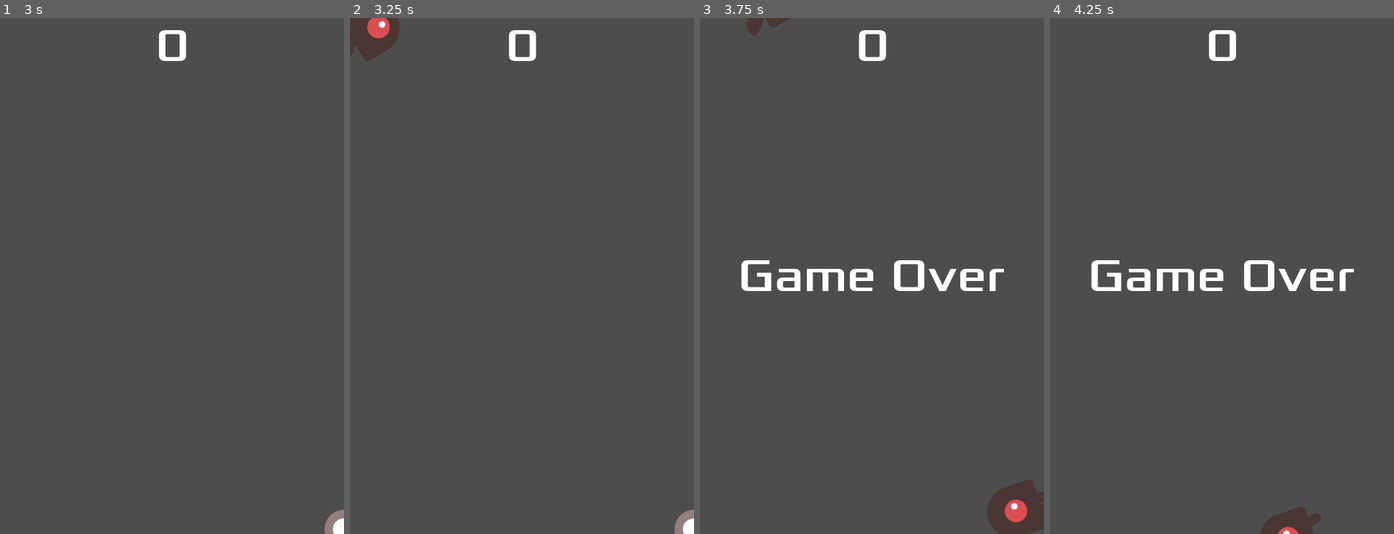
Above: before the commit, frames 1-4 (left to right).
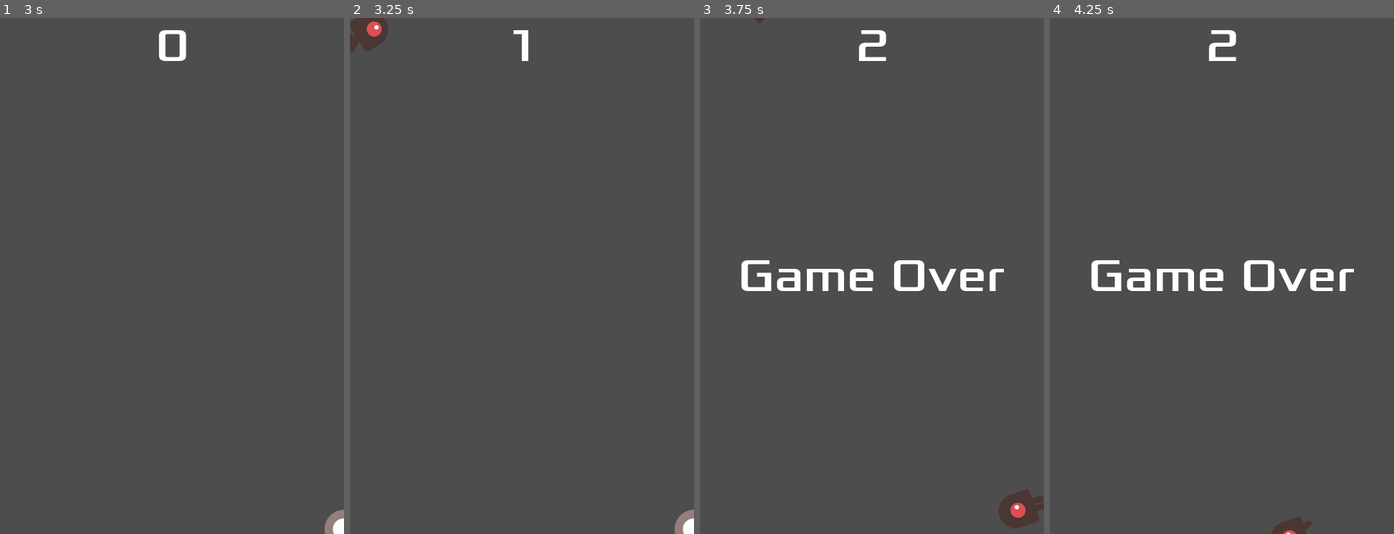
Above: after the commit, the same moments.

Repository: TheVelvetShadow/godot-2d-tutorial
Game: Godot game, scene res://main.tscn
The game is run twice, just before and just after one commit, with the same random seed, the same clock (stepped at 60 frames per second) and the same inputs.
Inputs:
- Up to frame 1 (3 s): click "Start" at 0.5 s; tap Enter at 1.25 s; hold Right (move_right) 1.28-2.03 s; hold Down (move_down) 2.03-2.78 s; hold Right (move_right) from 2.78 s (still down)
- Up to frame 2 (3.25 s): keep holding Right (move_right)
- Up to frame 3 (3.75 s): release Right (move_right) at 3.53 s; hold Up (move_up) from 3.53 s (still down)
- Up to frame 4 (4.25 s): keep holding Up (move_up)

Frame 1 is identical in both runs. In frame 2, 0.8% of the frame differs, in the area x 0-55%, y 0-9%; in frame 3, 1.2%, in the area x 13-100%, y 0-100%; in frame 4, 0.5%.

Commit message:
adjusted sprite sizes and collision mask

Diff:
--- a/godot-2d-tutorial/hud.gd
+++ b/godot-2d-tutorial/hud.gd
@@ -22,6 +22,7 @@
 func update_score(score):
 	$ScoreLabel.text = str(score)
 
+
 func _on_start_button_pressed():
 	$StartButton.hide()
 	start_game.emit()
--- a/godot-2d-tutorial/main.gd
+++ b/godot-2d-tutorial/main.gd
@@ -30,12 +30,11 @@
 
 func _on_score_timer_timeout() -> void:
 	score += 1
-
+	$HUD.update_score(score)
 
 func _on_start_timer_timeout() -> void:
 	$MobTimer.start()
 	$ScoreTimer.start()
-
 
 func _on_mob_timer_timeout() -> void:
 	# Create a new instance of the Mob scene.
--- a/godot-2d-tutorial/main.tscn
+++ b/godot-2d-tutorial/main.tscn
@@ -22,7 +22,7 @@
 one_shot = true
 
 [node name="ScoreTimer" type="Timer" parent="." unique_id=2027090621]
-wait_time = 0.2
+wait_time = 0.5
 
 [node name="MobTimer" type="Timer" parent="." unique_id=245711501]
 wait_time = 0.5
--- a/godot-2d-tutorial/mob.tscn
+++ b/godot-2d-tutorial/mob.tscn
@@ -45,8 +45,8 @@
 }]
 
 [sub_resource type="CapsuleShape2D" id="CapsuleShape2D_b3mxk"]
-radius = 36.0
-height = 100.0
+radius = 24.0
+height = 48.0
 
 [sub_resource type="Curve2D" id="Curve2D_1qmh0"]
 
@@ -57,7 +57,7 @@
 metadata/_edit_group_ = true
 
 [node name="AnimatedSprite2D" type="AnimatedSprite2D" parent="." unique_id=606370758]
-scale = Vector2(0.75, 0.75)
+scale = Vector2(0.5, 0.5)
 sprite_frames = SubResource("SpriteFrames_pcqmr")
 animation = &"fly"
 
--- a/godot-2d-tutorial/player.tscn
+++ b/godot-2d-tutorial/player.tscn
@@ -32,8 +32,8 @@
 }]
 
 [sub_resource type="CapsuleShape2D" id="CapsuleShape2D_b26j0"]
-radius = 55.0
-height = 140.0
+radius = 35.0
+height = 70.0
 
 [node name="Player" type="Area2D" unique_id=618878328]
 script = ExtResource("1_sweqy")
